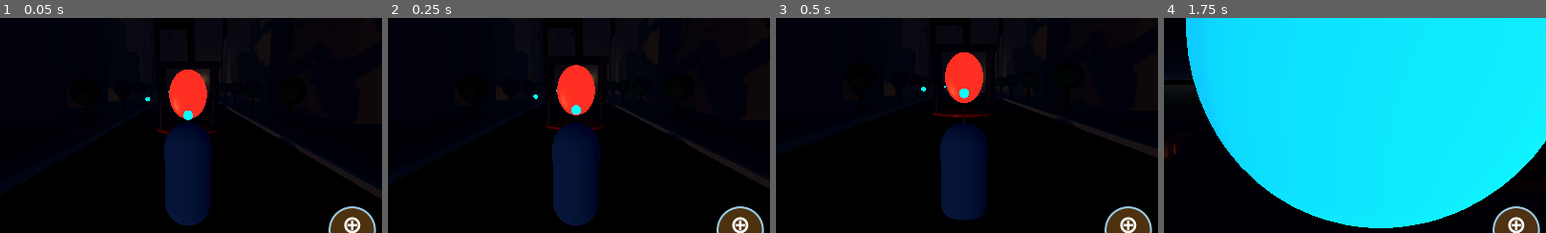
Above: before the commit, frames 1-4 (left to right).
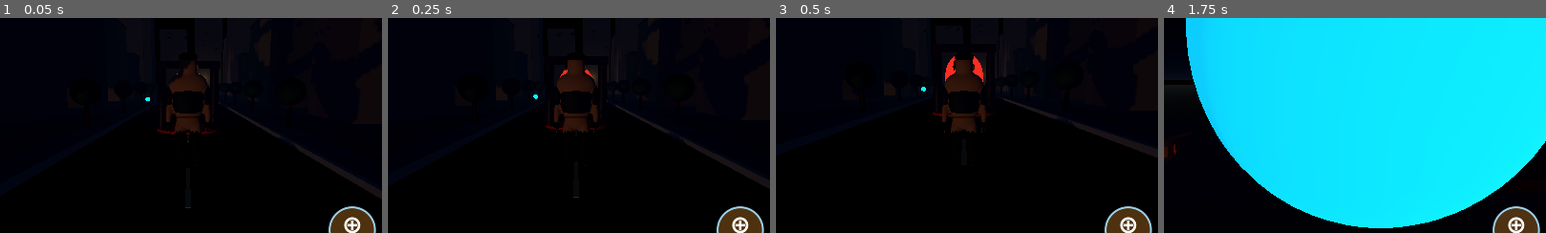
Above: after the commit, the same moments.

Repository: ahmed666alaadedt-ops/SYSTEM
Game: Godot game, scene res://MainScene.tscn
Two runs of this game, one before a commit and one after it. Both use one fixed random seed, a clock stepped at 60 frames per second and the inputs below.
Inputs (mouse positions are % of the whole screen's width and height, from its top left):
- Up to frame 1 (0.05 s): no input
- Up to frame 2 (0.25 s): no input
- Up to frame 3 (0.5 s): no input
- Up to frame 4 (1.75 s): tap Enter at 0.5 s; move the mouse to (72, 45) at 0.52 s; hold D 0.53-1.25 s; tap E (system_interact) at 0.6 s; click (72, 45) at 0.67 s; tap Space at 0.77, 1.07 s; drag from (30, 55) to (45, 70) at 1.27 s
The pictures show only the part of the screen within x 25-75%, y 22-72%; the shares and areas given below are measured in that part.

The runs differ from the first frame. In frame 1, 7.5% of the frame differs, in the area x 43-56%, y 20-97%; in frame 2, 7.7%, in the area x 43-56%, y 19-97%; in frame 3, 7.1%; in frame 4, nothing differs.

Commit message:
Integrate rigged GLB player character into canonical world runtime

Diff:
--- a/SYSTEM-WORLD/scripts/main.gd
+++ b/SYSTEM-WORLD/scripts/main.gd
@@ -33,6 +33,7 @@
 const PowerTowerManagerScript = preload("res://scripts/system_power_tower_manager.gd")
 const PlayerCombatHealthScript = preload("res://scripts/system_player_combat_health.gd")
 const InventoryPanelScript = preload("res://scripts/system_inventory_panel.gd")
+const PlayerCharacterModelScript = preload("res://scripts/npc_character_model.gd")
 
 var world_manager
 var world_map_manager
@@ -57,7 +58,8 @@
 var active_world_root: Node3D
 
 var player: CharacterBody3D
-var player_mesh: MeshInstance3D
+var player_mesh: Node3D
+var player_appearance_profile: Dictionary = {}
 var camera: Camera3D
 var spring_arm: SpringArm3D
 var mobile_controls: MobileControls
@@ -873,17 +875,7 @@
 	player_combat_health.call("bind_player", player)
 	active_world_root.add_child(player)
 
-	player_mesh = MeshInstance3D.new()
-
-	var capsule := CapsuleMesh.new()
-	capsule.radius = 0.4
-	capsule.height = 1.8
-	player_mesh.mesh = capsule
-
-	var material := StandardMaterial3D.new()
-	material.albedo_color = Color(0.2, 0.55, 0.95)
-	player_mesh.material_override = material
-	player.add_child(player_mesh)
+	apply_player_appearance(_load_player_appearance_profile(), false)
 
 	var collision := CollisionShape3D.new()
 	var shape := CapsuleShape3D.new()
@@ -905,6 +897,70 @@
 	camera.current = true
 
 	update_camera_rotation()
+
+
+func _default_player_appearance_profile() -> Dictionary:
+	return {
+		"name": "الصياد الجديد",
+		"gender": "male",
+		"age": 25,
+		"age_group": "adult",
+		"body_type": "athletic",
+		"height_type": "average",
+		"skin_tone": "olive",
+		"hair_style": "short",
+		"hair_color": "black",
+		"eye_color": "brown",
+		"face_shape": "balanced",
+		"job": "hunter",
+		"world_id": "modern",
+		"is_player_character": true
+	}
+
+
+func _load_player_appearance_profile() -> Dictionary:
+	var config := ConfigFile.new()
+	if config.load("user://system_player_profile.cfg") != OK:
+		return _default_player_appearance_profile()
+	var saved: Variant = config.get_value("appearance", "profile", {})
+	if saved is Dictionary:
+		var profile: Dictionary = _default_player_appearance_profile()
+		profile.merge(saved, true)
+		return profile
+	return _default_player_appearance_profile()
+
+
+## Rebuilds the live player with the shared rigged GLB character pipeline.
+## Appearance is saved locally so it survives a new game session on this device.
+func apply_player_appearance(profile: Dictionary, persist: bool = true) -> void:
+	if not is_instance_valid(player):
+		return
+	if is_instance_valid(player_mesh):
+		player_mesh.queue_free()
+	player_appearance_profile = _default_player_appearance_profile()
+	player_appearance_profile.merge(profile, true)
+	player_appearance_profile["is_player_character"] = true
+	player_appearance_profile["age_group"] = "adult"
+	player_appearance_profile["age"] = maxi(18, int(player_appearance_profile.get("age", 25)))
+	player_appearance_profile["job"] = "hunter"
+	if world_manager != null and world_manager.has_method("get_world_name"):
+		player_appearance_profile["world_id"] = "modern"
+	player_mesh = PlayerCharacterModelScript.new()
+	player_mesh.name = "PlayerCharacterVisual"
+	player.add_child(player_mesh)
+	player_mesh.call("configure", player_appearance_profile, int(player_appearance_profile.get("variant_index", 0)))
+	player_mesh.call("set_activity", "idle")
+	if persist:
+		var config := ConfigFile.new()
+		config.set_value("appearance", "profile", player_appearance_profile)
+		var save_error := config.save("user://system_player_profile.cfg")
+		if save_error != OK:
+			push_warning("SYSTEM: Could not save the player appearance profile.")
+
+
+func set_player_character_activity(activity: String) -> void:
+	if is_instance_valid(player_mesh) and player_mesh.has_method("set_activity"):
+		player_mesh.call("set_activity", activity)
 
 
 # --------------------------------------------------
@@ -1047,3 +1103,6 @@
 
 	jump_requested = false
 	player.move_and_slide()
+	if is_instance_valid(player_mesh):
+		var moving := Vector2(player.velocity.x, player.velocity.z).length() > 0.15
+		player_mesh.call("set_activity", "run" if moving else "idle")
